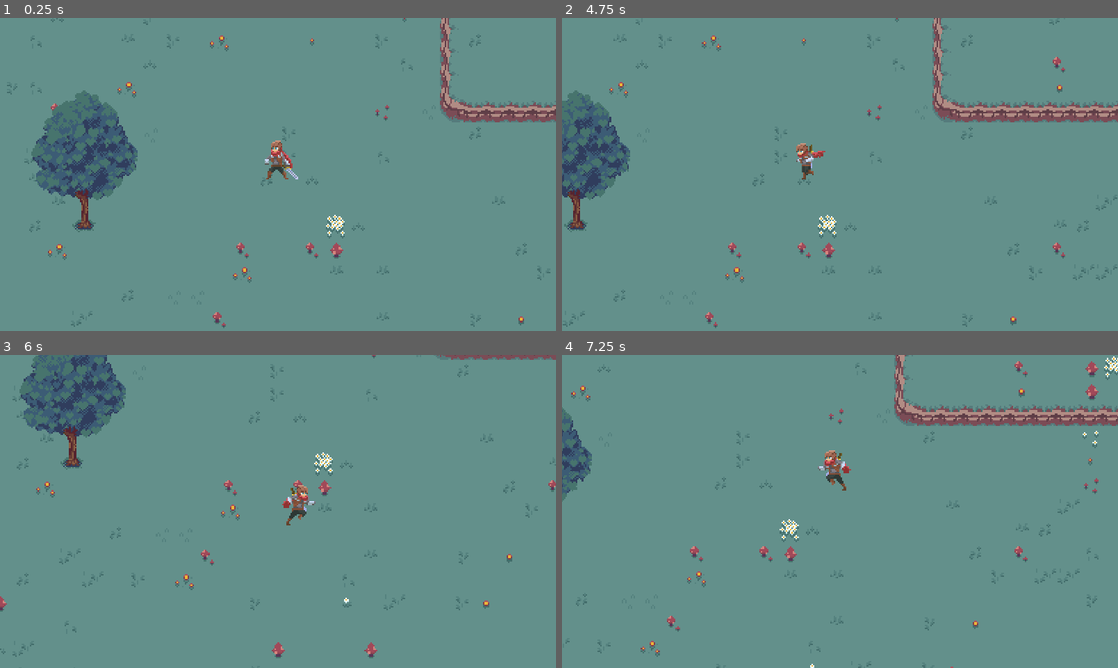
Above: before the commit, frames 1-4 (two rows, left to right).
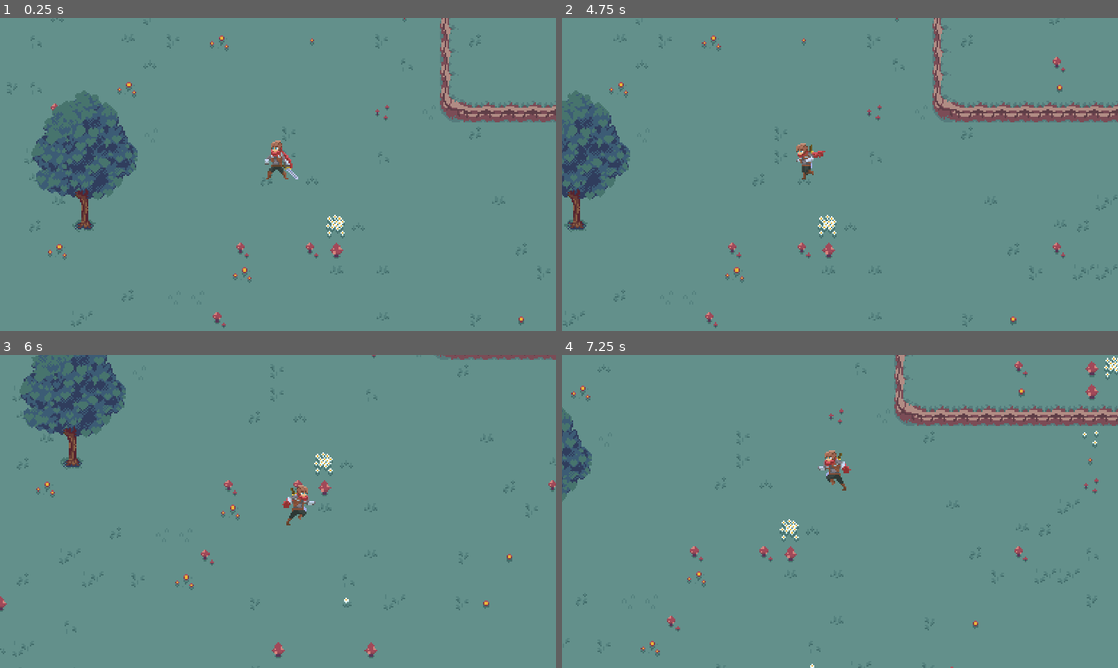
Above: after the commit, the same moments.

Repository: dsmtE/VolcanoPlayground
Game: Godot game, scene res://Levels/game_level.tscn
Same seed, same stepped clock (60 frames per second), same inputs: the game is played once before the commit and once after it.
Inputs:
- Up to frame 1 (0.25 s): no input
- Up to frame 2 (4.75 s): tap Enter (ui_accept) at 0.5, 0.77, 1.52, 3.02, 3.77, 4.52 s; hold D (right) 0.53-1.28 s; hold Down (down) 1.28-2.03 s; hold D (right) 2.03-2.78 s; hold W (up) 2.78-3.53 s; hold A (left) from 3.53 s (still down)
- Up to frame 3 (6 s): release A (left) at 5.03 s; hold Down (down) 5.03-5.78 s; hold D (right) from 5.78 s (still down)
- Up to frame 4 (7.25 s): tap Enter (ui_accept) at 6.02, 6.77 s; release D (right) at 6.53 s; hold W (up) from 6.53 s (still down)

The runs differ from the first frame. In frame 1, less than 0.1% of the frame differs, in the area x 7-23%, y 32-68%; in frame 2, less than 0.1%; in frame 3, less than 0.1%, in the area x 5-21%, y 0-34%; in frame 4, less than 0.1%.

Commit message:
✨ world_position based noise

Diff:
--- a/Shaders/distortion.gdshader
+++ b/Shaders/distortion.gdshader
@@ -5,6 +5,8 @@
 uniform float wind_speed = 1.0;
 
 uniform vec4 rect_info;
+
+varying vec2 world_position;
 
 vec2 random(vec2 uv) {
     uv = vec2( dot(uv, vec2(127.1,311.7) ), dot(uv, vec2(269.5,183.3) ) );
@@ -36,11 +38,14 @@
 	return trunc(uv * pixel_size) / pixel_size;
 }
 
+void vertex() {
+	world_position = (MODEL_MATRIX * vec4(0.0, 0.0, 0.0, 1.0)).xy;
+}
 void fragment() {
 	vec2 region_uv = uv_to_region_uv(UV, TEXTURE_PIXEL_SIZE);
 	vec2 pixelated_region_uv = pixalate(region_uv, rect_info.zw);
 	// vec2 pixelated_uv = ceil(UV / pixel_scale) * pixel_scale;
-	float noise = (noise(pixelated_region_uv*noise_scale+TIME*wind_speed)*2.0-1.0);
+	float noise = (noise(world_position + pixelated_region_uv*noise_scale + TIME*wind_speed)*2.0-1.0);
 
 	COLOR = texture(TEXTURE, region_uv_to_uv(pixelated_region_uv + noise * noise_strength, TEXTURE_PIXEL_SIZE)+TEXTURE_PIXEL_SIZE/2.);
 
